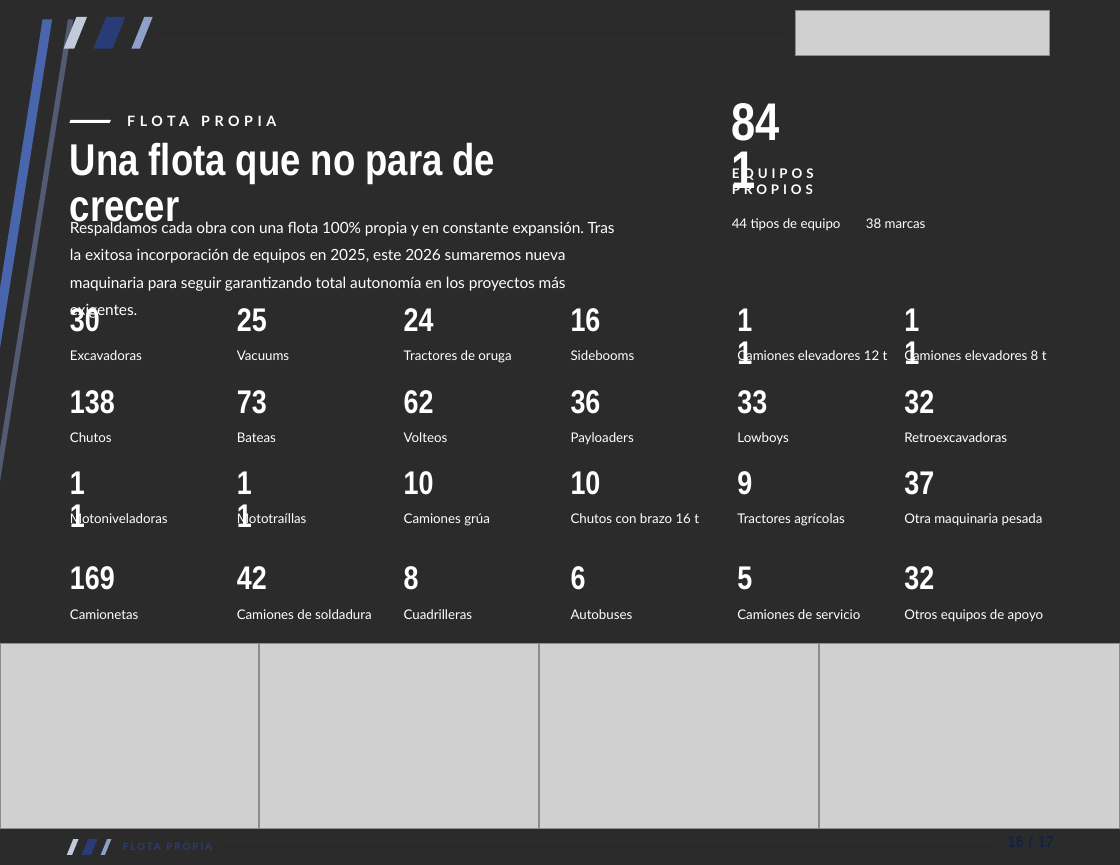
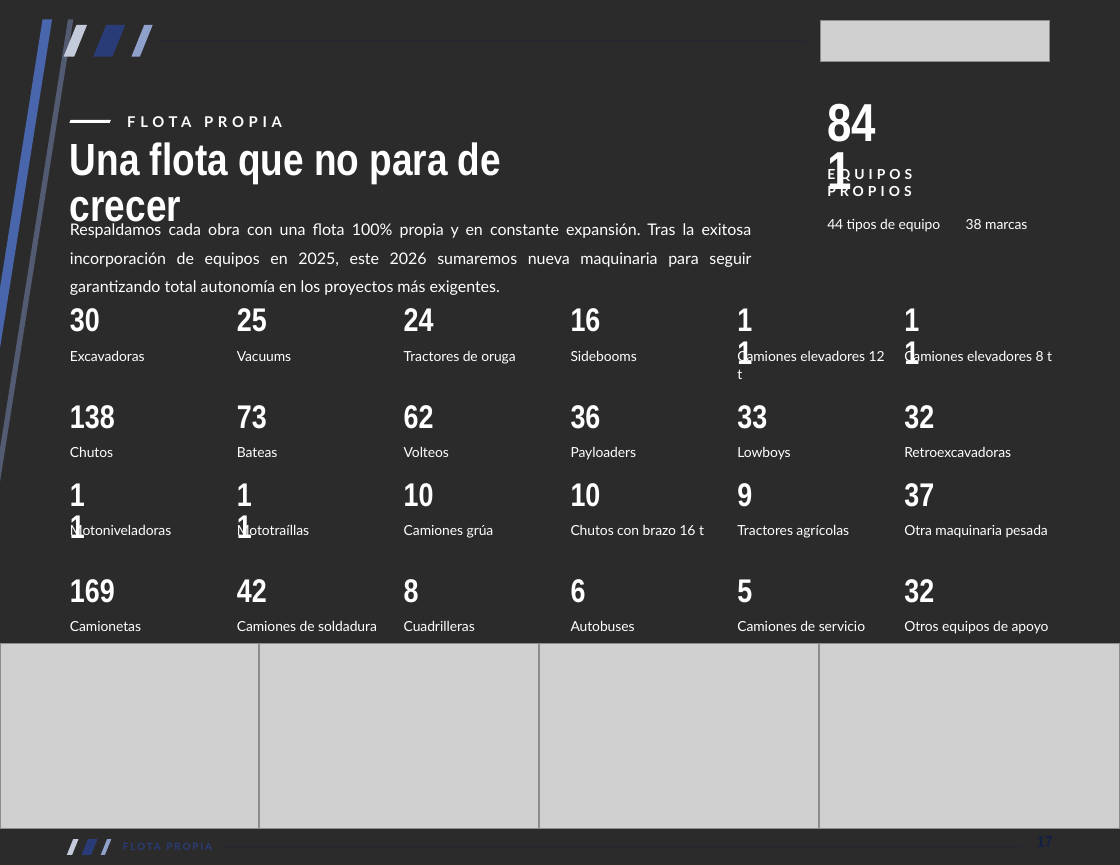
Before and after one commit to xavier-ramirez/brochure, a slide deck: slide 18 of Brochure_Vidalsa27_Carta.pptx (slide 17 before the commit). Drawn at 1120x865 pixels with LibreOffice and Linux fonts; fonts in the diff are those of the drawing; grey boxes stand for pictures; background and template pictures are left out; a plain dark background stands for a picture behind light text. Boxes give left, top, right and bottom in pixels: in the first picture for what was removed or moved away, otherwise in the second. Text is boxed around its words. In the diff, an @@ line names an element or a change of style, - is before the commit and + after.

```diff
--- a/Brochure_Vidalsa27_Carta.pptx
+++ b/Brochure_Vidalsa27_Carta.pptx
@@ 3 freeform shapes: place and size @@
-3 freeform shapes at [63,17,153,49]
+3 freeform shapes at [63,24,153,56]
@@ picture: place and size @@
-picture at [795,10,1050,56]
+picture at [821,20,1050,61]
@@ rectangle: place and size @@
-rectangle at [161,32,780,35]
+rectangle at [161,40,805,43]
@@ text "FLOTA PROPIA" at [127,116,282,127]: size 10.1 to 10.5 pt, letter spacing 3.2 to 3.4 pt; line spacing 12.1pt to 12.6pt @@
@@ text "841": place and size @@
-text "841" at [732,104,800,167]
+text "841" at [827,104,895,169]
@@ text "841" at [827,104,895,169]: size 37.5 to 37.9 pt; line spacing 33.8pt to 34.1pt @@
@@ text "Una flota que no para ..." at [70,142,501,230]: size 31.5 to 31.9 pt; line spacing 32.4pt to 32.8pt @@
@@ text "EQUIPOS PROPIOS": place and size @@
-text "EQUIPOS PROPIOS" at [732,167,814,194]
+text "EQUIPOS PROPIOS" at [827,167,912,196]
@@ text "EQUIPOS PROPIOS" at [827,167,912,196]: size 9.4 to 9.8 pt, letter spacing 2.8 to 2.9 pt; line spacing 11.2pt to 11.7pt @@
@@ text "Respaldamos cada obra con una ..." at [70,221,752,295]: size 10.9 to 11.2 pt; alignment left to justified; line spacing 19.4pt to 20pt @@
@@ text "44 tipos de equipo": place and size @@
-text "44 tipos de equipo" at [732,218,841,231]
+text "44 tipos de equipo" at [827,219,941,232]
@@ text "44 tipos de equipo" at [827,219,941,232]: size 9.4 to 9.8 pt; line spacing 11.2pt to 11.7pt @@
@@ text "38 marcas" at [966,219,1027,229]: size 9.4 to 9.8 pt; line spacing 11.2pt to 11.7pt @@
@@ text "38 marcas": place and size @@
-text "38 marcas" at [866,218,926,228]
+text "38 marcas" at [966,219,1027,229]
@@ size 9.4 to 9.8 pt; line spacing 12.7pt to 13.2pt in 24 elements at [571,350,637,361], [237,351,291,361], [967,350,1052,361], [70,350,145,361], [404,351,516,364], [404,620,475,631], [404,525,494,538], [737,524,849,538], [237,520,316,538], [904,524,1048,538], [70,520,177,538], [70,621,141,631], [571,525,704,535], [737,447,790,460], [571,620,635,631], [237,620,377,631], [404,446,449,457], [737,620,865,631], [70,446,113,457], [237,447,278,457], [904,447,1011,457], [904,621,1049,634], [571,447,637,460], [800,350,885,361] @@
@@ 16 texts: place and size @@
-16 texts at [70,390,934,508]
+16 texts at [70,405,934,520]
@@ text "Payloaders": place and size @@
-text "Payloaders" at [571,432,634,445]
+text "Payloaders" at [571,447,637,460]
@@ text "Retroexcavadoras": place and size @@
-text "Retroexcavadoras" at [904,432,1007,442]
+text "Retroexcavadoras" at [904,447,1011,457]
@@ text "Motoniveladoras": place and size @@
-text "Motoniveladoras" at [70,509,173,526]
+text "Motoniveladoras" at [70,520,177,538]
@@ text "Chutos con brazo 16 t": place and size @@
-text "Chutos con brazo 16 t" at [571,513,699,523]
+text "Chutos con brazo 16 t" at [571,525,704,535]
@@ text "Tractores agrícolas": place and size @@
-text "Tractores agrícolas" at [737,513,845,526]
+text "Tractores agrícolas" at [737,524,849,538]
@@ text "Otra maquinaria pesada": place and size @@
-text "Otra maquinaria pesada" at [904,513,1043,526]
+text "Otra maquinaria pesada" at [904,524,1048,538]
@@ text "Camiones de soldadura": place and size @@
-text "Camiones de soldadura" at [237,609,372,619]
+text "Camiones de soldadura" at [237,620,377,631]
@@ 11 texts: place and size @@
-11 texts at [70,509,934,619]
+11 texts at [70,520,934,631]
@@ text "Camiones de servicio": place and size @@
-text "Camiones de servicio" at [737,609,861,619]
+text "Camiones de servicio" at [737,620,865,631]
@@ text "Otros equipos de apoyo": place and size @@
-text "Otros equipos de apoyo" at [904,609,1044,622]
+text "Otros equipos de apoyo" at [904,621,1049,634]
@@ text at [1038,835,1059,854]: text changed @@
-16 / 17
+17
@@ rectangle: place and size @@
-rectangle at [225,847,994,849]
+rectangle at [225,847,1022,849]
```
Also in this commit, not shown: 18 other slides changed, 1 slide added, 10 other files.
